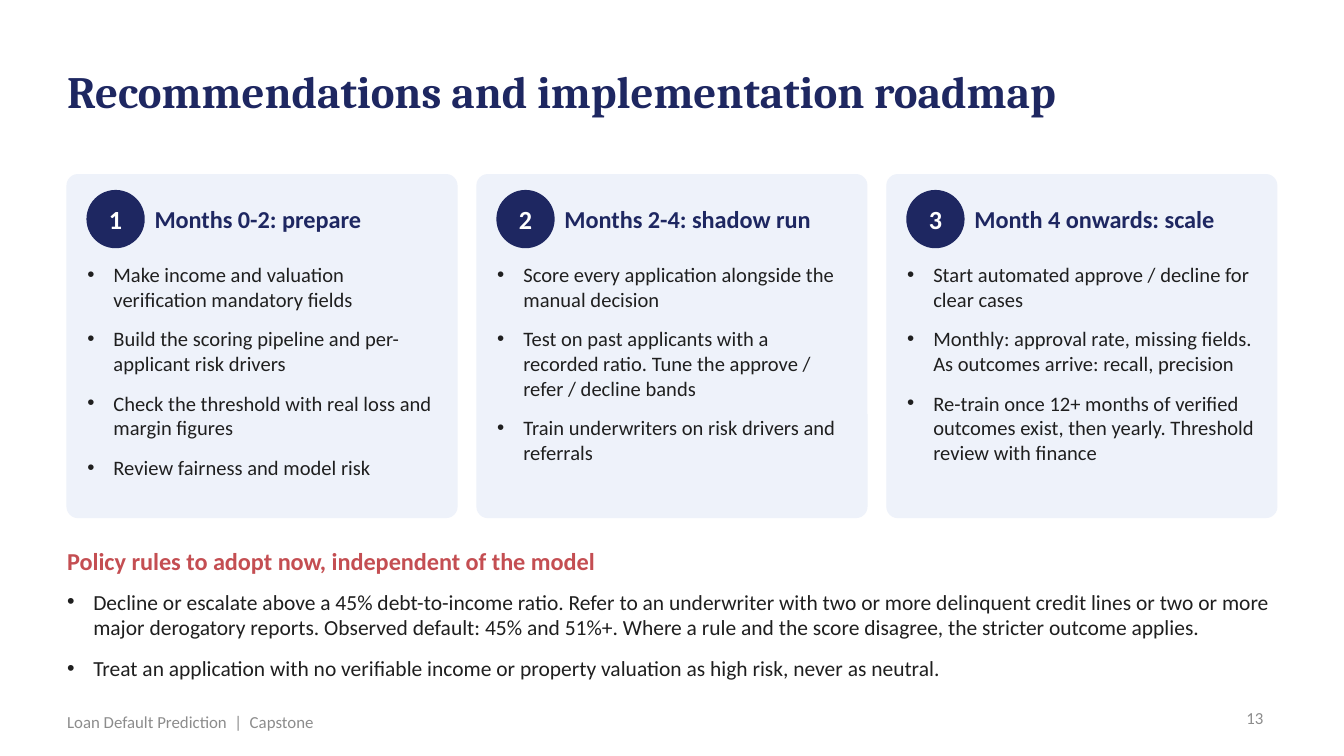
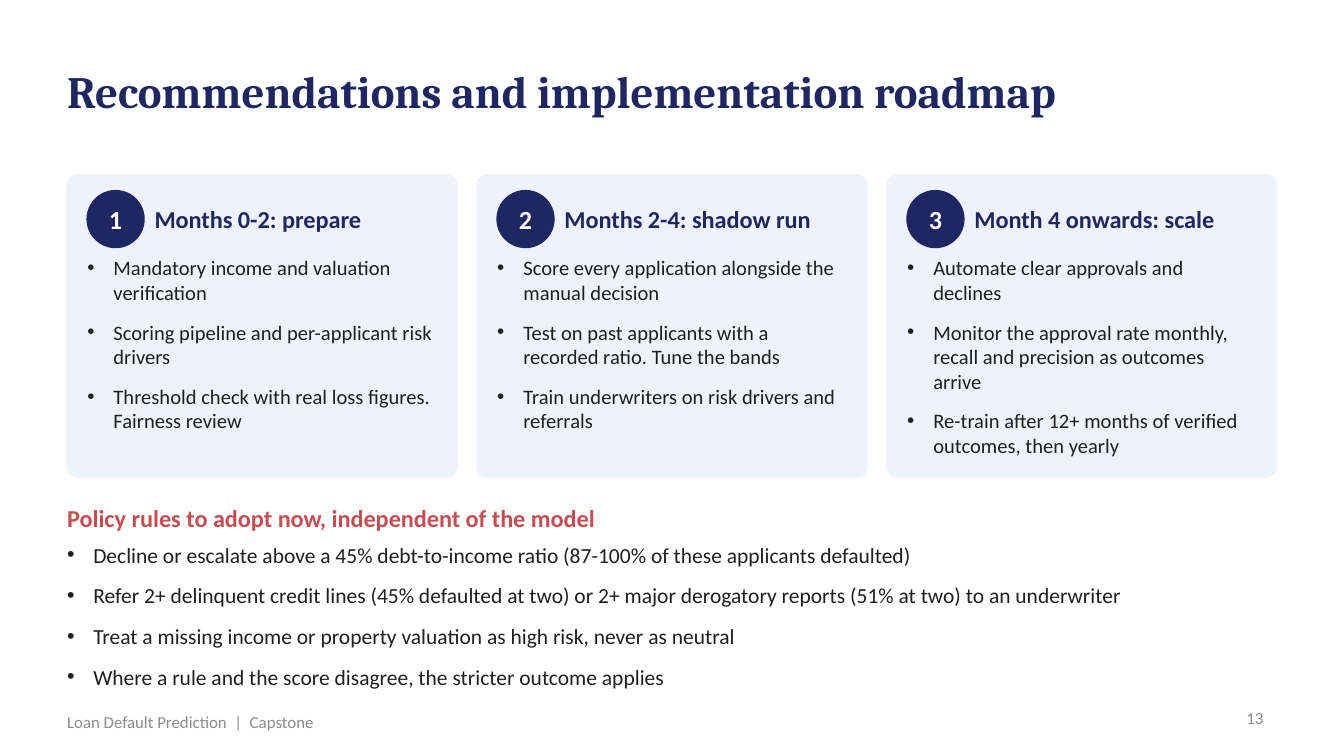
Before and after one commit to shubham1891/Personal-code, a slide deck: slide 13 of presentation/Loan_Default_Prediction_Presentation.pptx. Drawn at 1344x756 pixels with LibreOffice and Linux fonts; fonts in the diff are those of the drawing. Boxes give left, top, right and bottom in pixels: in the first picture for what was removed or moved away, otherwise in the second. Text is boxed around its words. In the diff, an @@ line names an element or a change of style, - is before the commit and + after.

```diff
--- a/presentation/Loan_Default_Prediction_Presentation.pptx
+++ b/presentation/Loan_Default_Prediction_Presentation.pptx
@@ rounded rectangle: place and size @@
-rounded rectangle at bbox=[67, 175, 457, 517]
+rounded rectangle at bbox=[67, 175, 457, 477]
@@ rounded rectangle: place and size @@
-rounded rectangle at bbox=[477, 175, 867, 517]
+rounded rectangle at bbox=[477, 175, 867, 477]
@@ proportions changed in 3 elements at bbox=[67, 175, 457, 477], bbox=[477, 175, 867, 477], bbox=[887, 175, 1277, 477] @@
@@ rounded rectangle: place and size @@
-rounded rectangle at bbox=[887, 175, 1277, 517]
+rounded rectangle at bbox=[887, 175, 1277, 477]
@@ text at bbox=[113, 260, 431, 428]: text changed @@
-• Make income and valuation verification mandatory fields
-• Build the scoring pipeline and per-applicant risk drivers
-• Check the threshold with real loss and margin figures
-• Review fairness and model risk
+• Mandatory income and valuation verification
+• Scoring pipeline and per-applicant risk drivers
+• Threshold check with real loss figures. Fairness review
@@ text "Score every application alongside the ...": place and size @@
-text "Score every application alongside the ..." at bbox=[523, 267, 835, 460]
+text "Score every application alongside the ..." at bbox=[523, 260, 835, 428]
@@ text at bbox=[933, 260, 1237, 457]: text changed @@
-• Start automated approve / decline for clear cases
-• Monthly: approval rate, missing fields. As outcomes arrive: recall, precision
-• Re-train once 12+ months of verified outcomes exist, then yearly. Threshold review with finance
+• Automate clear approvals and declines
+• Monitor the approval rate monthly, recall and precision as outcomes arrive
+• Re-train after 12+ months of verified outcomes, then yearly
@@ text at bbox=[523, 325, 780, 364]: text changed @@
-• Test on past applicants with a recorded ratio. Tune the approve / refer / decline bands
+• Test on past applicants with a recorded ratio. Tune the bands
@@ text "Policy rules to adopt now, ...": place and size @@
-text "Policy rules to adopt now, ..." at bbox=[67, 553, 595, 574]
+text "Policy rules to adopt now, ..." at bbox=[67, 510, 595, 531]
@@ text at bbox=[93, 547, 1120, 689]: text changed @@
-• Decline or escalate above a 45% debt-to-income ratio. Refer to an underwriter with two or more delinquent credit lines or two or more major derogatory reports. Observed default: 45% and 51%+. Where a rule and the score disagree, the stricter outcome applies.
-• Treat an application with no verifiable income or property valuation as high risk, never as neutral.
+• Decline or escalate above a 45% debt-to-income ratio (87-100% of these applicants defaulted)
+• Refer 2+ delinquent credit lines (45% defaulted at two) or 2+ major derogatory reports (51% at two) to an underwriter
+• Treat a missing income or property valuation as high risk, never as neutral
+• Where a rule and the score disagree, the stricter outcome applies
```
Also in this commit, not shown: 14 other slides changed, 2 other files.
